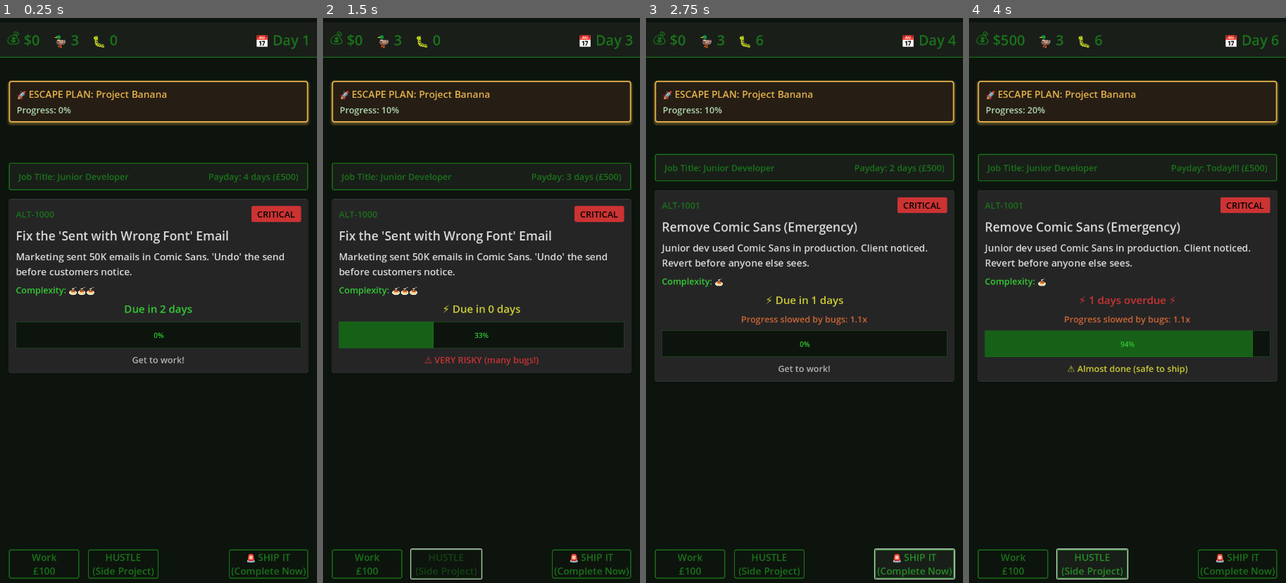
Above: before the commit, frames 1-4 (left to right).
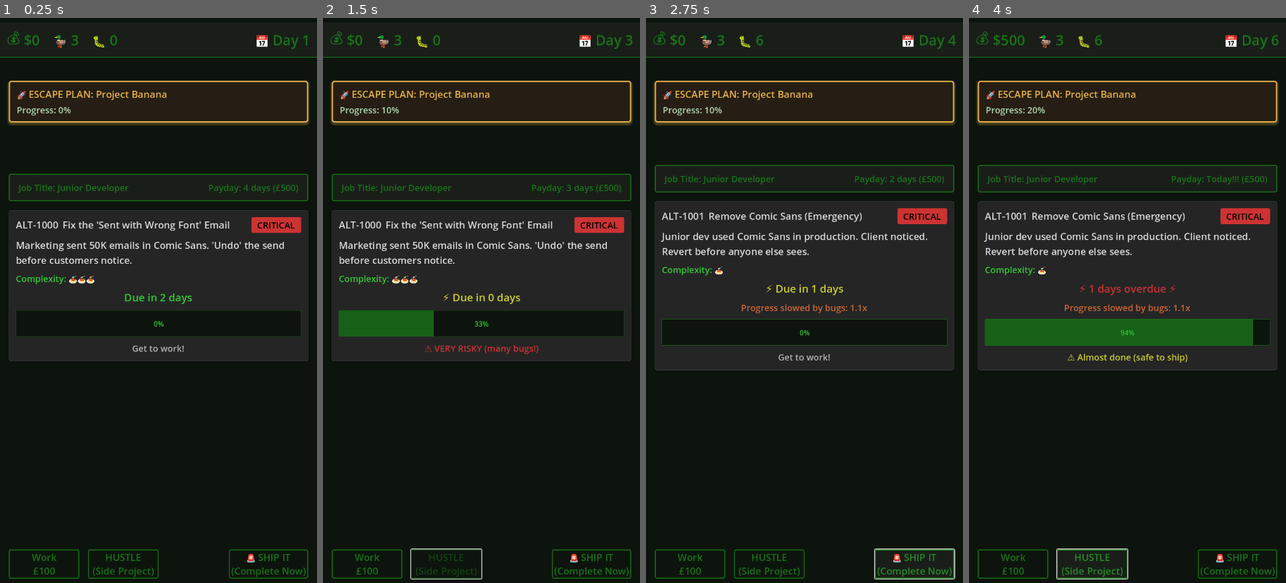
Above: after the commit, the same moments.

Repository: lmchoi/alt-f-this
Game: Godot game, scene res://scenes/game_ui.tscn
Same seed, same stepped clock (60 frames per second), same inputs: the game is played once before the commit and once after it.
Inputs:
- Up to frame 1 (0.25 s): no input
- Up to frame 2 (1.5 s): click "Work £100" at 0.5 s; click "HUSTLE (Side Project)" at 1.25 s
- Up to frame 3 (2.75 s): click "🚨 SHIP IT (Complete Now)" at 2 s
- Up to frame 4 (4 s): click "Work £100" at 2.75 s; click "HUSTLE (Side Project)" at 3.5 s

The runs differ from the first frame. In frame 1, 11% of the frame differs, in the area x 2-98%, y 25-63%; in frame 2, 12%; in frame 3, 12%; in frame 4, 12%, in the area x 2-98%, y 24-65%.

Commit message:
Move title to after ticket number

Diff:
--- a/scenes/task_panel.gd
+++ b/scenes/task_panel.gd
@@ -45,6 +45,7 @@
 func _ready():
 	_load_progress_indicators()
 	# Apply color palette
+	task_id_label.add_theme_color_override("font_color", COLOR_TEXT_STANDARD)
 	task_label.add_theme_color_override("font_color", COLOR_TEXT_STANDARD)
 	description_label.add_theme_color_override("font_color", COLOR_TEXT_STANDARD)
 	complexity_label.add_theme_color_override("font_color", COLOR_BRIGHT_GREEN)
--- a/scenes/task_panel.tscn
+++ b/scenes/task_panel.tscn
@@ -41,22 +41,22 @@
 [node name="TaskIdLabel" type="Label" parent="MarginContainer/MainContainer/HeaderRow"]
 unique_name_in_owner = true
 layout_mode = 2
+theme_override_font_sizes/font_size = 22
+
+text = "ALT-1000"
+
+[node name="TaskLabel" type="Label" parent="MarginContainer/MainContainer/HeaderRow"]
+unique_name_in_owner = true
+layout_mode = 2
 size_flags_horizontal = 3
-theme_override_font_sizes/font_size = 20
-text = "ALT-1000"
+theme_override_font_sizes/font_size = 22
+text = "Fix CEO's PowerPoint"
+autowrap_mode = 3
 
 [node name="HeaderBadgeContainer" type="HBoxContainer" parent="MarginContainer/MainContainer/HeaderRow"]
 unique_name_in_owner = true
 layout_mode = 2
 theme_override_constants/separation = 6
-
-[node name="TaskLabel" type="Label" parent="MarginContainer/MainContainer"]
-unique_name_in_owner = true
-layout_mode = 2
-size_flags_horizontal = 3
-theme_override_font_sizes/font_size = 28
-text = "Fix CEO's PowerPoint"
-autowrap_mode = 3
 
 [node name="DescriptionLabel" type="Label" parent="MarginContainer/MainContainer"]
 unique_name_in_owner = true
